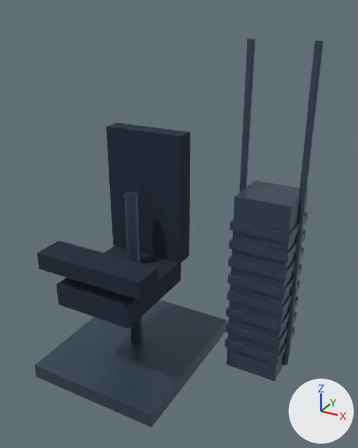
A saved change to the glTF model motion/models/leg_extension.glb.
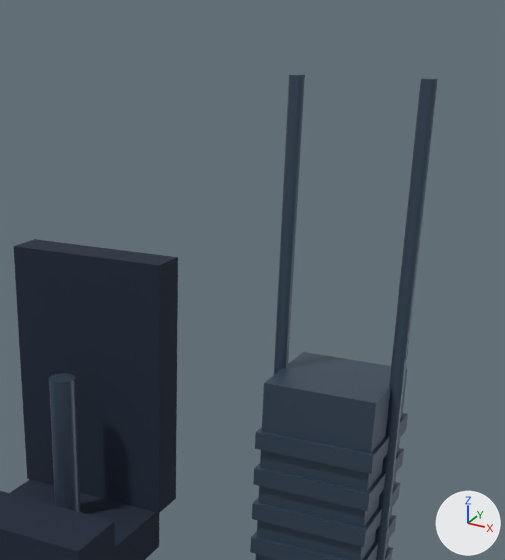
Each version appears first whole from a 50 mm lens placed at (1.371, -1.982, 1.881), pointed at (0.269, 0.021, 0.879), and next in a close-up on the part from 28% to 100% of the width and 0% to 64% of the height. Arrows for +X, +Y and +Z are at lower right; the lights stay in place. The first two pictures are the older version. Where no turn or scale is listed for an object, it has been applied to the vertices.

Objects in the first close-up: 'back', 'guide', 'guide.001', 'legLever', 'seat', 'stack', 'thighPad', 'weightPlate.004', 'weightPlate.005', 'weightPlate.006', 'weightPlate.007' and 1 more.
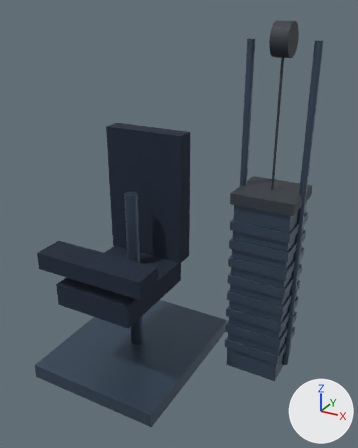
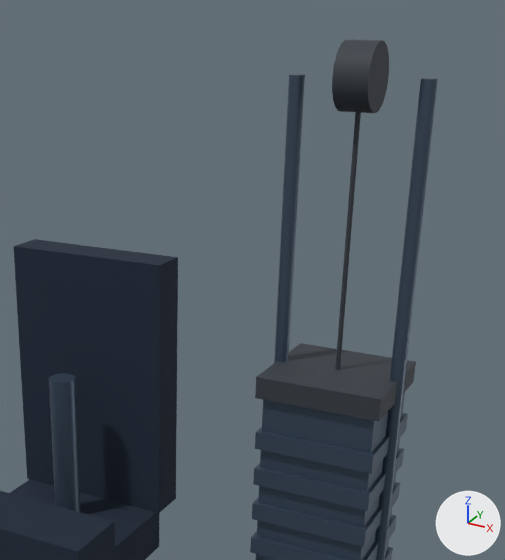
Edits to the bpy script that builds the scene:
```text
Add mat_material_2:
    mat_material_2 = principled_material('Material_2')
    mat_material_2.base_color = (0.0331, 0.0423, 0.0545)  # greyish blue #333a42
    mat_material_2.roughness = 0.7
Add me_mesh_20:
    me_mesh_20.from_pydata(...)  # 44 vertices, 80 faces; spans x -0.006..0.006, y -0.006..0.006, z -0.35..0.35
    me_mesh_20.materials.append(mat_material_2)  # greyish blue #333a42
Add me_mesh_19:
    me_mesh_19.from_pydata(...)  # 44 vertices, 80 faces; spans x -0.04..0.04, y -0.075..0.075, z -0.075..0.075
    me_mesh_19.materials.append(mat_material_2)  # greyish blue #333a42
Add me_mesh_18:
    me_mesh_18.from_pydata(...)  # a box spanning x -0.155..0.155, y -0.15..0.15, z -0.028..0.028
    me_mesh_18.materials.append(mat_material_2)  # greyish blue #333a42
Add ob_loadcable:
    ob_loadcable = bpy.data.objects.new('loadCable', me_mesh_20)
    ob_loadcable.location = (0.67, 0.23, 1.4)
Add ob_loadpulley:
    ob_loadpulley = bpy.data.objects.new('loadPulley', me_mesh_19)
    ob_loadpulley.location = (0.67, 0.23, 1.75)
Add ob_stacklift:
    ob_stacklift = bpy.data.objects.new('stackLift', me_mesh_18)
    ob_stacklift.location = (0.67, 0.23, 1.04)
```

Boxes [x1, y1, x2, y2] around the edits, measured in the close-ups (505 x 560 px):
'stackLift', added
    after: [255, 343, 416, 422]
'loadPulley', added
    after: [332, 40, 389, 113]
'loadCable', added
    after: [335, 112, 361, 370]
